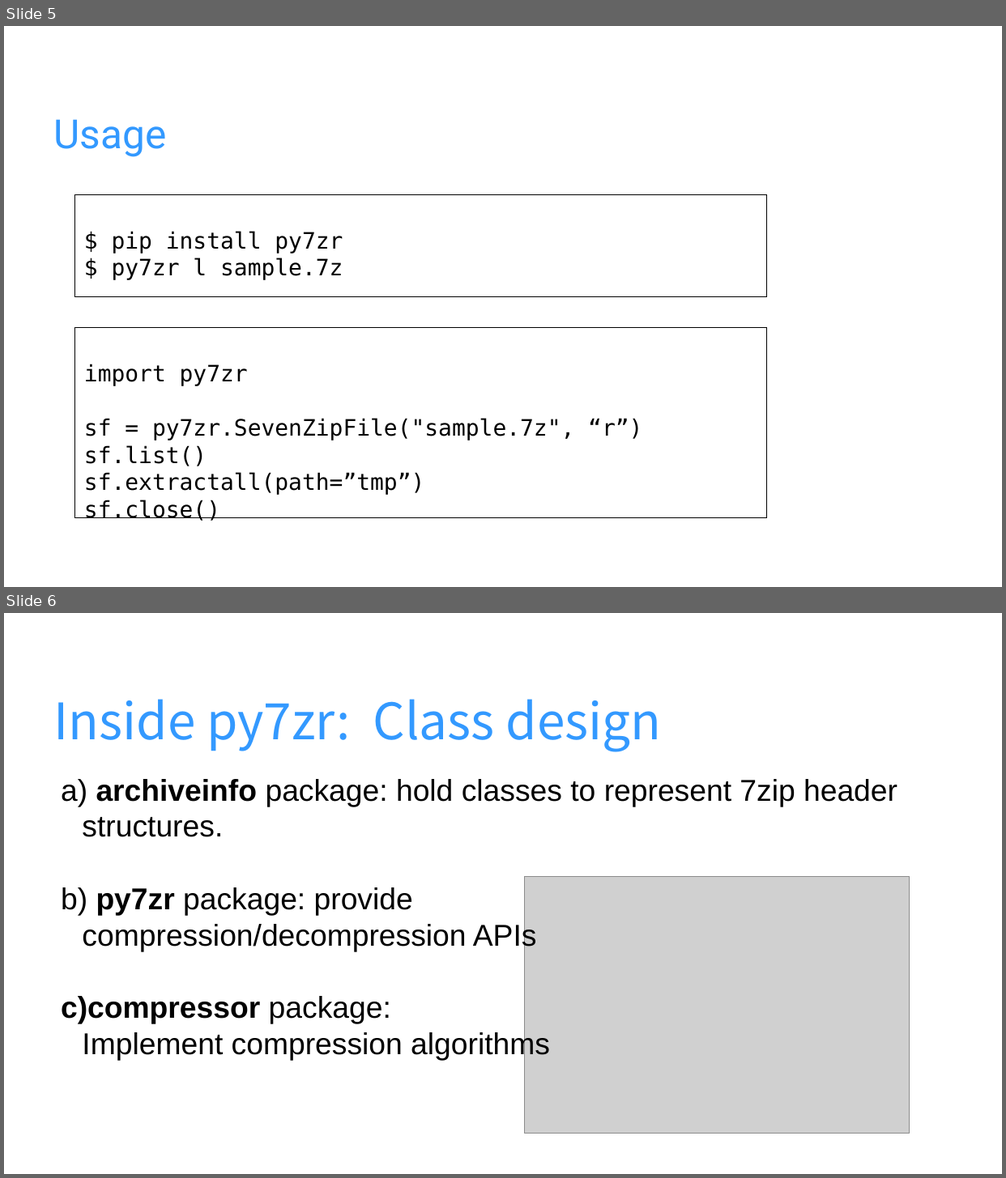
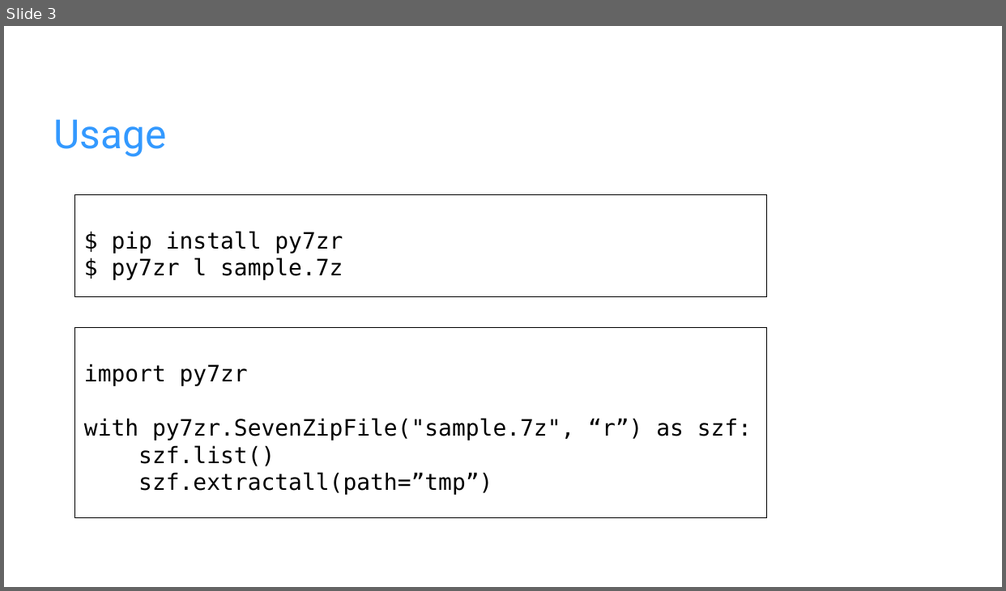
Before and after one commit to miurahr/py7zr, a slide deck: docs/presentations/Introduction_of_py7zr.odp. Shown one above the other, each under a label of ours: slides 5 and 6 before the commit, slide 3 after it. The pictures are 1006x1178 and 1006x591 pixels, drawn with LibreOffice and Linux fonts; fonts in the diff are those of the drawing; grey boxes stand for pictures; background and template pictures are left out. Boxes give left, top, right and bottom in pixels: in the first picture for what was removed or moved away, otherwise in the second. Text is boxed around its words. In the diff, an @@ line names an element or a change of style, - is before the commit and + after.

```diff
--- a/docs/presentations/Introduction_of_py7zr.odp
+++ b/docs/presentations/Introduction_of_py7zr.odp
@@ slide 6 removed at box(4, 613, 1002, 1174), background picture (left out) @@
@@ title removed at box(54, 699, 662, 752) @@
-Inside py7zr: Class design
@@ text removed at box(61, 779, 897, 1060) @@
-a) archiveinfo package: hold classes to represent 7zip header
-   structures.
-b) py7zr package: provide
-   compression/decompression APIs
-c) compressor package:
-   Implement compression algorithms
@@ picture removed at box(525, 876, 910, 1134) @@
@@ what was slide 5 is now slide 3 @@
@@ slide 3 changed as well @@
@@ text in rectangle at box(84, 418, 752, 495): text changed @@
-sf = py7zr.SevenZipFile("sample.7z", “r”)
-sf.list()
-sf.extractall(path=”tmp”)
-sf.close()
+with py7zr.SevenZipFile("sample.7z", “r”) as szf:
+szf.list()
+szf.extractall(path=”tmp”)
```
Also in this commit, not shown: 5 other slides changed, 3 slides added, 4 other slides removed, 1 other file.
